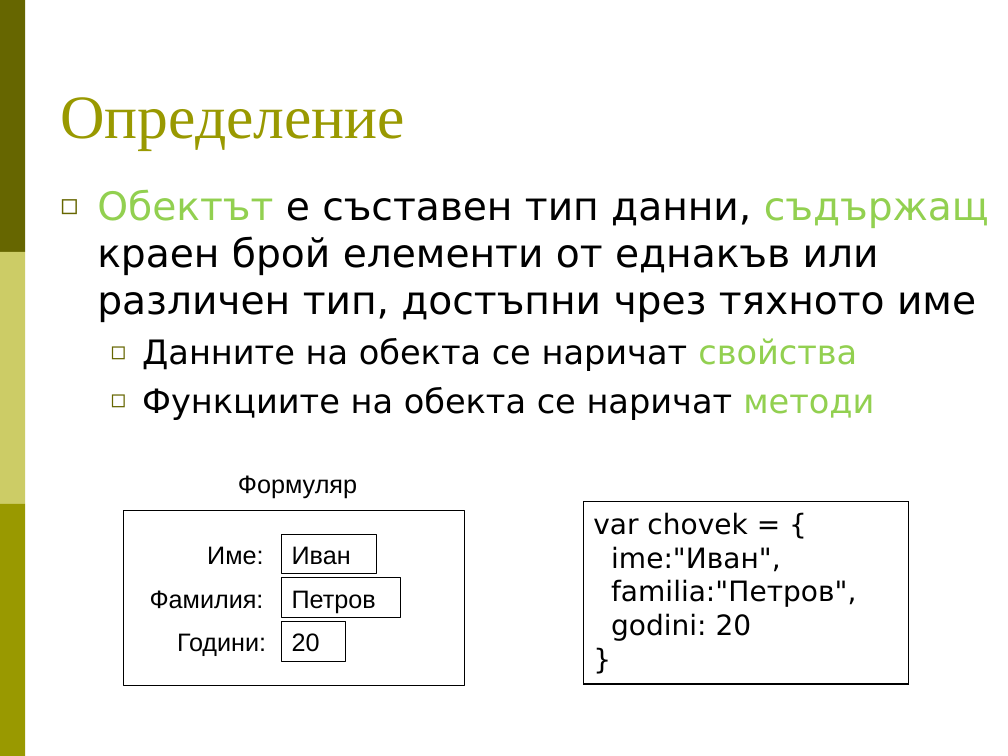
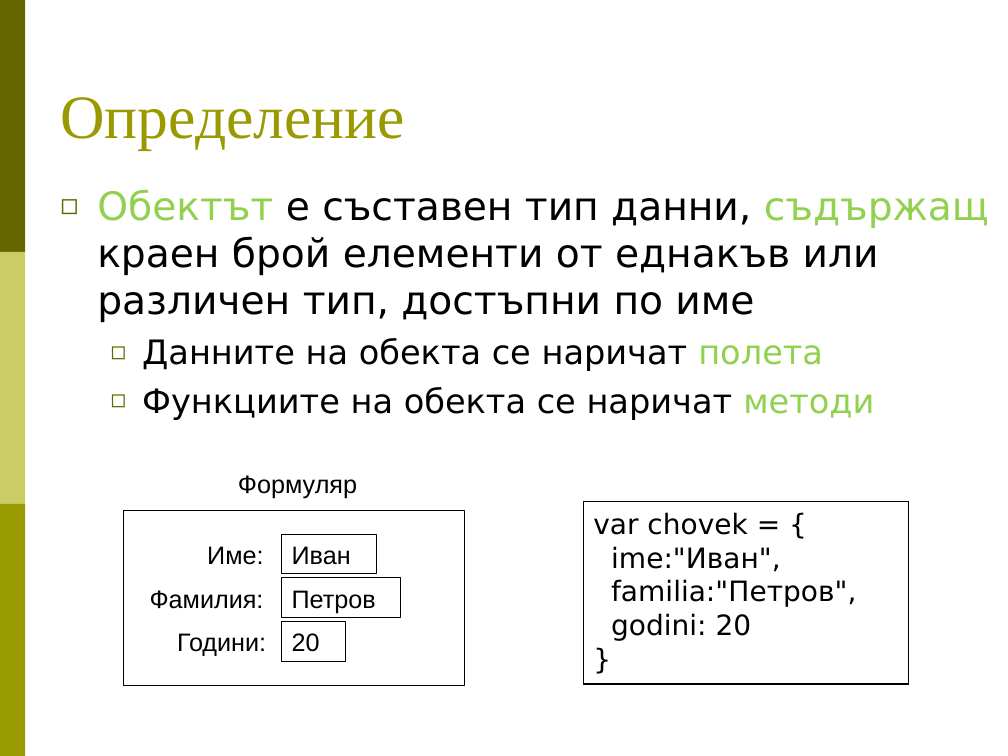
Before and after one commit to BG-IT-Edu/Free-Content, a slide deck: slide 2 of dmanolov/Информатика 8 клас (JavaScript)/04.Въведение в програмирането/10.Обекти.ppt. Drawn at 1008x756 pixels with LibreOffice and Linux fonts; fonts in the diff are those of the drawing. Boxes give left, top, right and bottom in pixels: in the first picture for what was removed or moved away, otherwise in the second. Text is boxed around its words. In the diff, an @@ line names an element or a change of style, - is before the commit and + after.

```diff
--- a/dmanolov/Информатика 8 клас (JavaScript)/04.Въведение в програмирането/10.Обекти.ppt
+++ b/dmanolov/Информатика 8 клас (JavaScript)/04.Въведение в програмирането/10.Обекти.ppt
@@ text at [97,189,989,371]: text changed @@
-◻ Обектът e съставен тип данни, съдържащ краен брой елементи от еднакъв или различен тип, достъпни чрез тяхното име
-  ◻ Данните на обекта се наричат свойства
+◻ Обектът e съставен тип данни, съдържащ краен брой елементи от еднакъв или различен тип, достъпни по име
+  ◻ Данните на обекта се наричат полета
```
Also in this commit, not shown: 4 other slides changed, 1 slide added, 1 other file.
